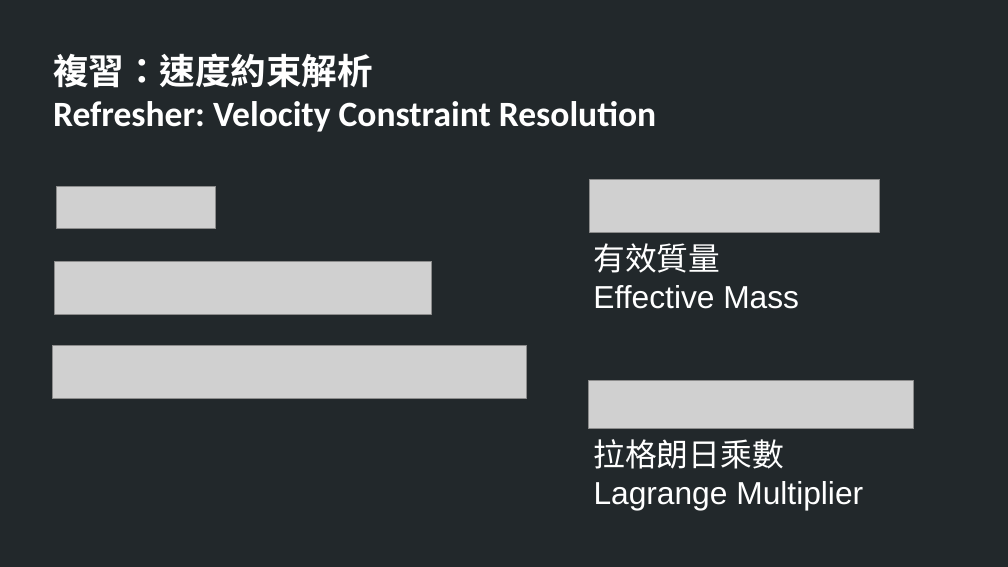
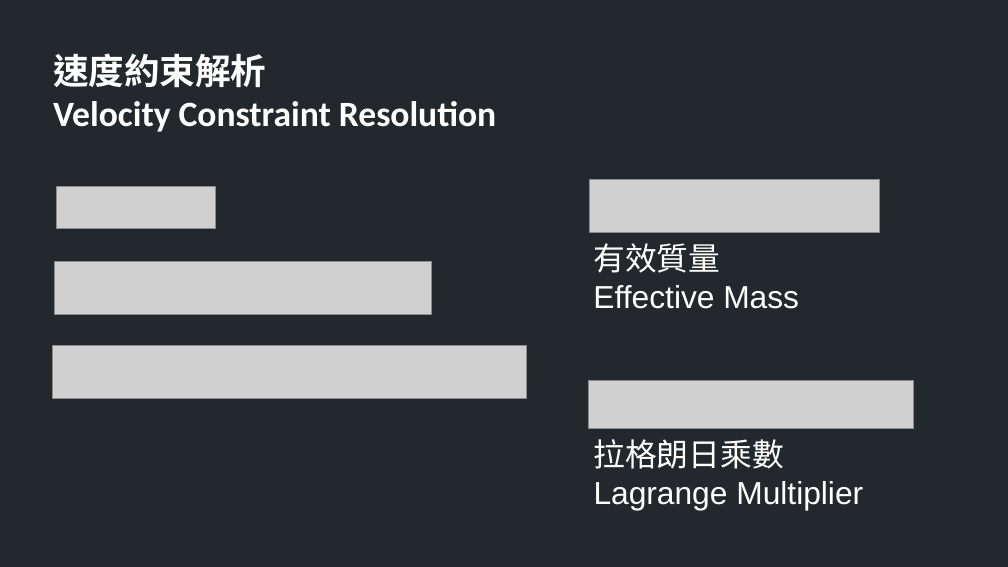
Before and after one commit to TheAllenChou/unity-physics-constraints, a slide deck: slide 3 of slides/02-contact-constraints-mandarin.odp (slide 4 before the commit). Drawn at 1008x567 pixels with LibreOffice and Linux fonts; fonts in the diff are those of the drawing; grey boxes stand for pictures. Boxes give left, top, right and bottom in pixels: in the first picture for what was removed or moved away, otherwise in the second. Text is boxed around its words. In the diff, an @@ line names an element or a change of style, - is before the commit and + after.

```diff
--- a/slides/02-contact-constraints-mandarin.odp
+++ b/slides/02-contact-constraints-mandarin.odp
@@ text at [53,53,496,132]: text changed @@
-複習：速度約束解析
-Refresher: Velocity Constraint Resolution
+速度約束解析
+Velocity Constraint Resolution
```
Also in this commit, not shown: 1 slide removed, 2 other files.
